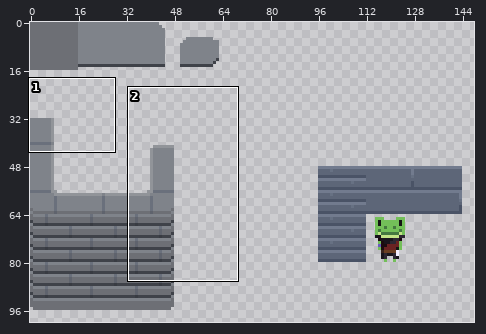
File history of a pixel-art file, Artwork/TileSets/TileMaps/Dungeon.ase. The first picture is a wide view before the edit; the outline marks the close-up.
Close-up. Before the edit:
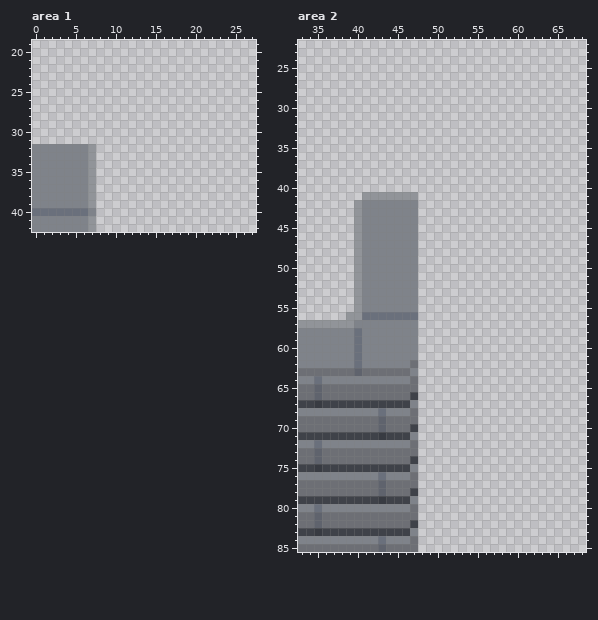
320x320 pixels, 1 frame. Colours within 5 levels of each other are drawn and written as one. Shown: area 1: x 0..27, y 19..42; area 2: x 33..68, y 22..85. The wide view leaves out empty margins.
After:
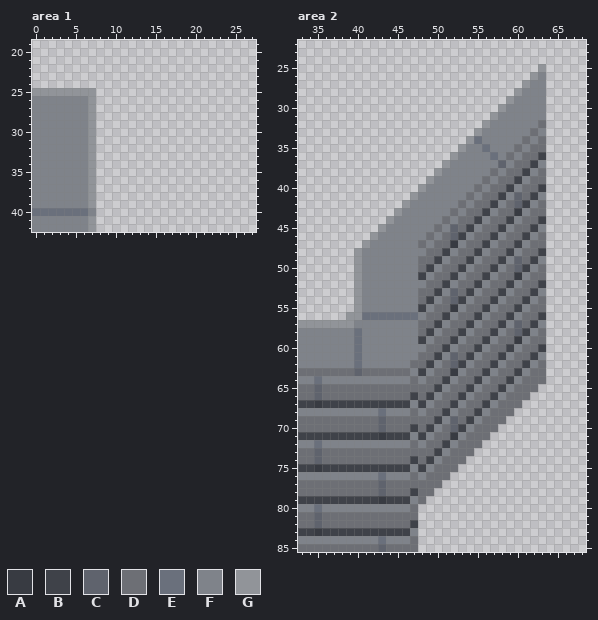
Palette (. is transparent): A #383b42  B #3f4249  C #5f636d  D #6d6f75  E #6a707c  F #7f838a  G #919499
Edits made:
--- area 1
@@ x 0..9 @@
 24 ..........
-25 ..........
-26 ..........
-27 ..........
-28 ..........
-29 ..........
-30 ..........
-31 ..........
+25 GGGGGGGG..
+26 FFFFFFFG..
+27 FFFFFFFG..
+28 FFFFFFFG..
+29 FFFFFFFG..
+30 FFFFFFFG..
+31 FFFFFFFG..
 32 FFFFFFFG..
--- area 2
@@ x 33..68 @@
 24 ....................................
-25 ....................................
-26 ....................................
-27 ....................................
-28 ....................................
-29 ....................................
-30 ....................................
-31 ....................................
-32 ....................................
-33 ....................................
-34 ....................................
-35 ....................................
-36 ....................................
-37 ....................................
-38 ....................................
-39 ....................................
-40 ....................................
-41 ........GGGGGGG.....................
-42 .......GFFFFFFF.....................
-43 .......GFFFFFFF.....................
-44 .......GFFFFFFF.....................
-45 .......GFFFFFFF.....................
-46 .......GFFFFFFF.....................
-47 .......GFFFFFFF.....................
-48 .......GFFFFFFF.....................
-49 .......GFFFFFFF.....................
-50 .......GFFFFFFF.....................
-51 .......GFFFFFFF.....................
-52 .......GFFFFFFF.....................
-53 .......GFFFFFFF.....................
-54 .......GFFFFFFF.....................
-55 .......GFFFFFFF.....................
-56 ......GGEEEEEEE.....................
-57 GGGGGGGFFFFFFFF.....................
-58 FFFFFFFEFFFFFFF.....................
-59 FFFFFFFEFFFFFFF.....................
-60 FFFFFFFEFFFFFFF.....................
-61 FFFFFFFEFFFFFFF.....................
-62 FFFFFFFEFFFFFFD.....................
-63 DDDDDDDCDDDDDDF.....................
-64 FFEFFFFFFFFFFFD.....................
-65 DDCDDDDDDDDDDDD.....................
-66 DDCDDDDDDDDDDDB.....................
-67 BBABBBBBBBBBBBF.....................
-68 FFFFFFFFFFEFFFD.....................
-69 DDDDDDDDDDCDDDD.....................
-70 DDDDDDDDDDCDDDB.....................
-71 BBBBBBBBBBABBBF.....................
-72 FFEFFFFFFFFFFFD.....................
-73 DDCDDDDDDDDDDDD.....................
-74 DDCDDDDDDDDDDDB.....................
-75 BBABBBBBBBBBBBF.....................
-76 FFFFFFFFFFEFFFD.....................
-77 DDDDDDDDDDCDDDD.....................
-78 DDDDDDDDDDCDDDB.....................
-79 BBBBBBBBBBABBBF.....................
+25 ..............................G.....
+26 .............................GF.....
+27 ............................GFF.....
+28 ...........................GFFF.....
+29 ..........................GFFFF.....
+30 .........................GFFFFF.....
+31 ........................GFFFFFF.....
+32 .......................GFFFFFFD.....
+33 ......................GFFFFFFDF.....
+34 .....................GEFFFFFDFD.....
+35 ....................GFFEFFFDFDD.....
+36 ...................GFFFFEFDFDDB.....
+37 ..................GFFFFFFCFDDBF.....
+38 .................GFFFFFFDFDDBFD.....
+39 ................GFFFFFFDFDDBFDD.....
+40 ...............GFFFFFFDFDDBFDDB.....
+41 ..............GFFFFFFDFDDBFCDBF.....
+42 .............GFFFFFFDFDDBFDCBFD.....
+43 ............GFFFFFFDFDDBFDDAFDD.....
+44 ...........GFFFFFFDFDDBFDDBFDDB.....
+45 ..........GFFFFFFDFCDBFDDBFDDBF.....
+46 .........GFFFFFFDFDCBFDDBFDDBFD.....
+47 ........GFFFFFFDFDDAFDDBFDDBFDD.....
+48 .......GFFFFFFFFDDBFDDBFDDBFDDB.....
+49 .......GFFFFFFFDDBFDDBFDDBFCDBF.....
+50 .......GFFFFFFFDBFDDBFDDBFDCBFD.....
+51 .......GFFFFFFFBFDDBFDDBFDDAFDD.....
+52 .......GFFFFFFFFDDBFDDBFDDBFDDB.....
+53 .......GFFFFFFFDDBFCDBFDDBFDDBF.....
+54 .......GFFFFFFFDBFDCBFDDBFDDBFD.....
+55 .......GFFFFFFFBFDDAFDDBFDDBFDD.....
+56 ......GGEEEEEEEFDDBFDDBFDDBFDDB.....
+57 GGGGGGGFFFFFFFFDDBFDDBFDDBFCDBF.....
+58 FFFFFFFEFFFFFFFDBFDDBFDDBFDCBFD.....
+59 FFFFFFFEFFFFFFFBFDDBFDDBFDDAFDD.....
+60 FFFFFFFEFFFFFFFFDDBFDDBFDDBFDDB.....
+61 FFFFFFFEFFFFFFFDDBFCDBFDDBFDDBF.....
+62 FFFFFFFEFFFFFFDDBFDCBFDDBFDDBFD.....
+63 DDDDDDDCDDDDDDFBFDDAFDDBFDDBFDD.....
+64 FFEFFFFFFFFFFFDFDDBFDDBFDDBFDDD.....
+65 DDCDDDDDDDDDDDDDDBFDDBFDDBFDDD......
+66 DDCDDDDDDDDDDDBDBFDDBFDDBFDDD.......
+67 BBABBBBBBBBBBBFBFDDBFDDBFDDD........
+68 FFFFFFFFFFEFFFDFDDBFDDBFDDD.........
+69 DDDDDDDDDDCDDDDDDBFCDBFDDD..........
+70 DDDDDDDDDDCDDDBDBFDCBFDDD...........
+71 BBBBBBBBBBABBBFBFDDAFDDD............
+72 FFEFFFFFFFFFFFDFDDBFDDD.............
+73 DDCDDDDDDDDDDDDDDBFDDD..............
+74 DDCDDDDDDDDDDDBDBFDDD...............
+75 BBABBBBBBBBBBBFBFDDD................
+76 FFFFFFFFFFEFFFDFDDD.................
+77 DDDDDDDDDDCDDDDDDD..................
+78 DDDDDDDDDDCDDDBDD...................
+79 BBBBBBBBBBABBBFD....................
 80 FFEFFFFFFFFFFFD.....................
Boxes around the changes in both close-ups, in picture pixels (x1, y1, x2, y2):
added: (32, 88, 96, 144)
changed: (354, 64, 546, 504)
